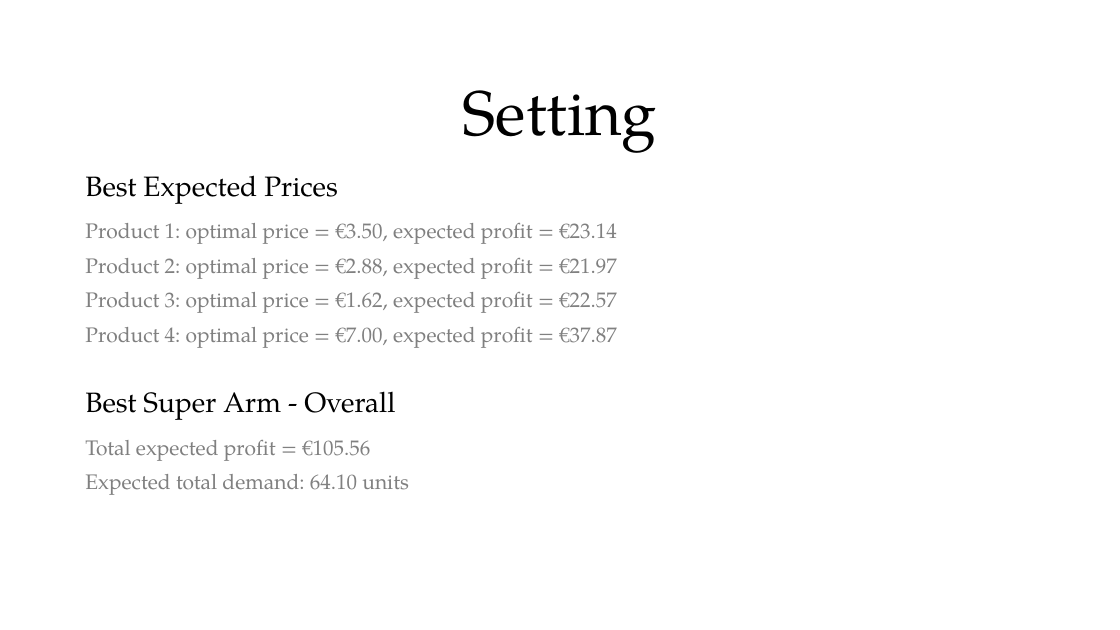
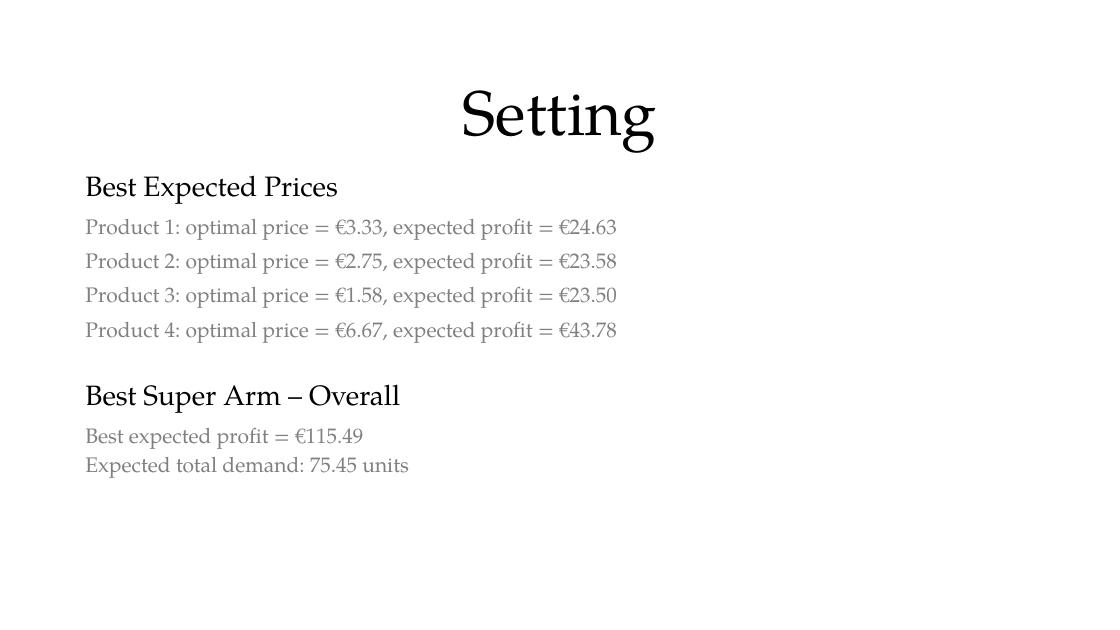
Before and after one commit to peetceenatoo/online-learning, a slide deck: slide 20 of Slides.pptx. Drawn at 1120x630 pixels with LibreOffice and Linux fonts; fonts in the diff are those of the drawing. Boxes give left, top, right and bottom in pixels: in the first picture for what was removed or moved away, otherwise in the second. Text is boxed around its words. In the diff, an @@ line names an element or a change of style, - is before the commit and + after.

Commit message:
Finished Slides R2

```diff
--- a/Slides.pptx
+++ b/Slides.pptx
@@ text at [85, 219, 617, 478]: text changed @@
-Product 1: optimal price = €3.50, expected profit = €23.14
-Product 2: optimal price = €2.88, expected profit = €21.97
-Product 3: optimal price = €1.62, expected profit = €22.57
-Product 4: optimal price = €7.00, expected profit = €37.87
-Best Super Arm - Overall
-Total expected profit = €105.56
-Expected total demand: 64.10 units
+Product 1: optimal price = €3.33, expected profit = €24.63
+Product 2: optimal price = €2.75, expected profit = €23.58
+Product 3: optimal price = €1.58, expected profit = €23.50
+Product 4: optimal price = €6.67, expected profit = €43.78
+Best Super Arm – Overall
+Best expected profit = €115.49
+Expected total demand: 75.45 units
```
Also in this commit, not shown: 7 other slides changed, 8 slides added, 2 slides removed, 1 other file.
